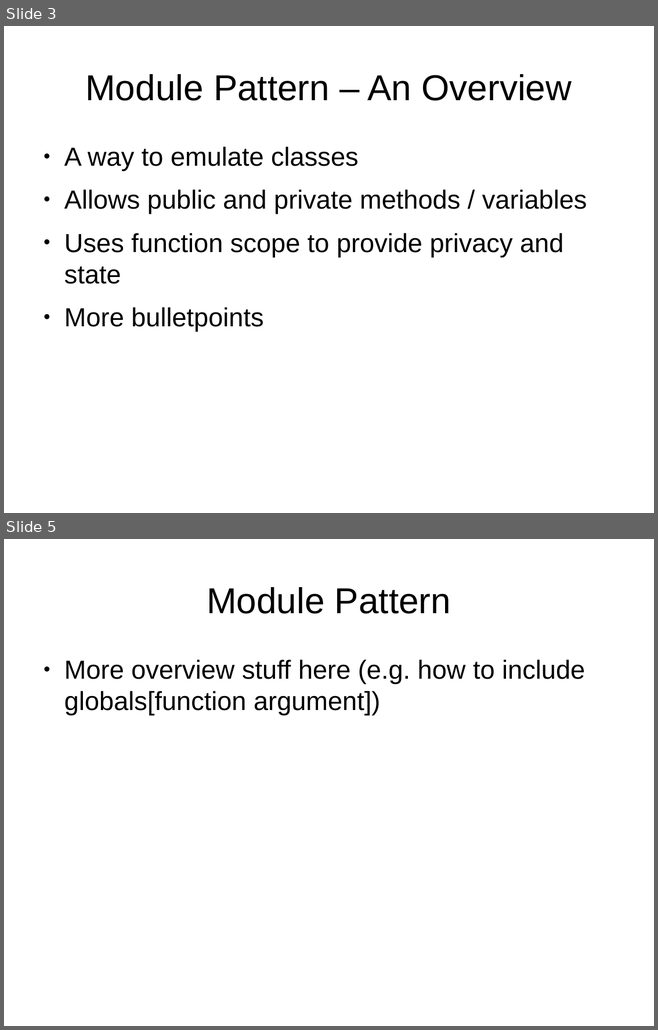
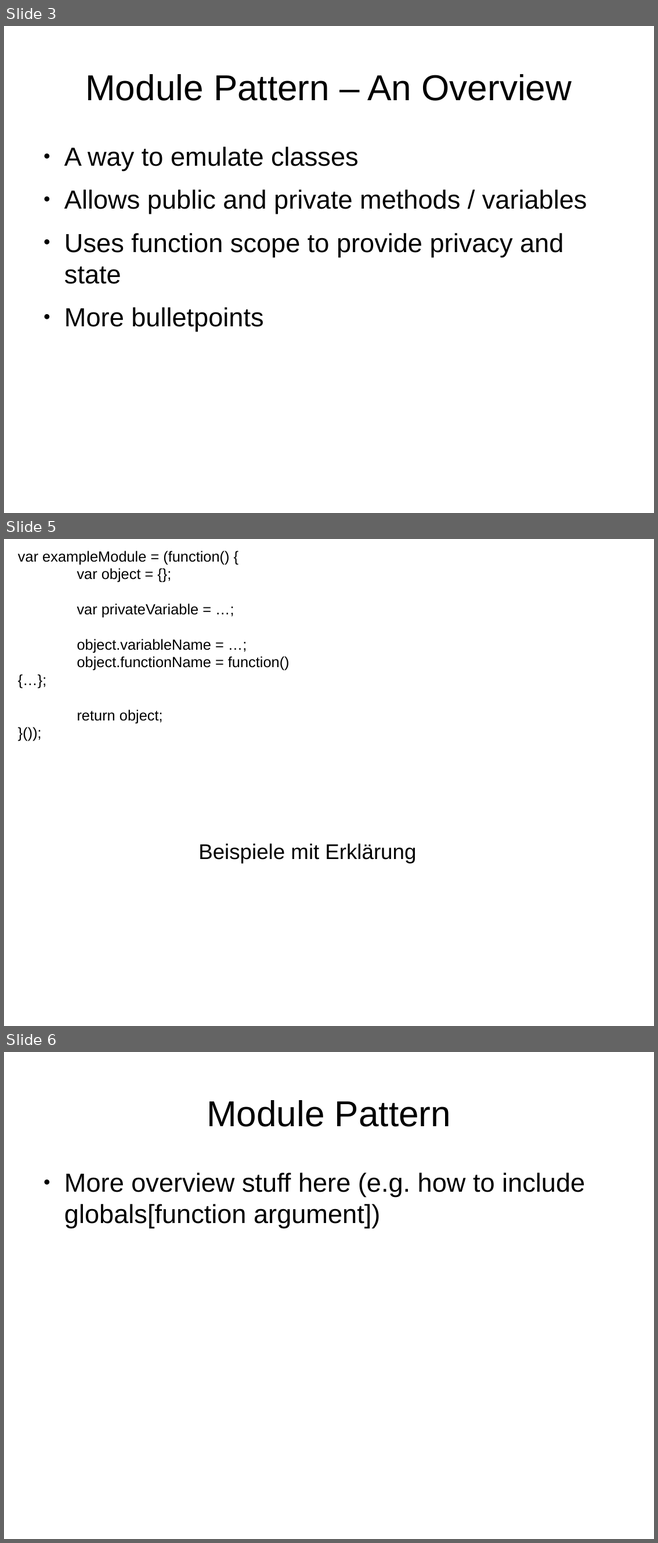
Before and after one commit to sattler/javascript-seminar-2015, a slide deck: presentation/Presentation.odp. Shown one above the other, each under a label of ours: slides 3 and 5 before the commit, slides 3, 5 and 6 after it; the slides between them are not shown. The pictures are 658x1030 and 658x1543 pixels, drawn with LibreOffice and Linux fonts; fonts in the diff are those of the drawing. Boxes give left, top, right and bottom in pixels: in the first picture for what was removed or moved away, otherwise in the second. Text is boxed around its words. In the diff, an @@ line names an element or a change of style, - is before the commit and + after.

```diff
--- a/presentation/Presentation.odp
+++ b/presentation/Presentation.odp
@@ slide 5 added at [4, 539, 654, 1026], background #FFFFFF @@
@@ text added at [18, 551, 289, 723], 18 pt, text #000000 @@
+var exampleModule = (function() {
+var object = {};
+var privateVariable = …;
+object.variableName = …;
+object.functionName = function() {…};
+return object;
+}());
@@ text added at [198, 843, 416, 863], 26 pt, text #000000 @@
+Beispiele mit Erklärung
@@ what was slide 5 is now slide 6 @@
```
Also in this commit, not shown: 2 slides changed.
